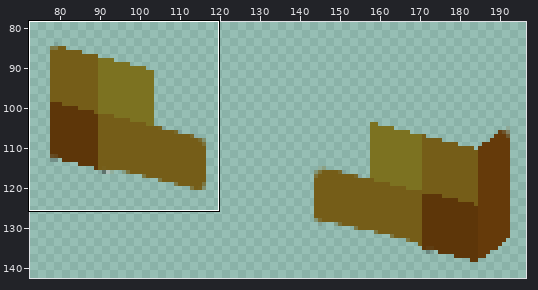
Two versions of one sprite sheet, src/assets/trims/helmet/vex/Vex_Gold Ingot.png. Above: a wide view before the commit, with the close-up outlined.
Close-up. Before the edit:
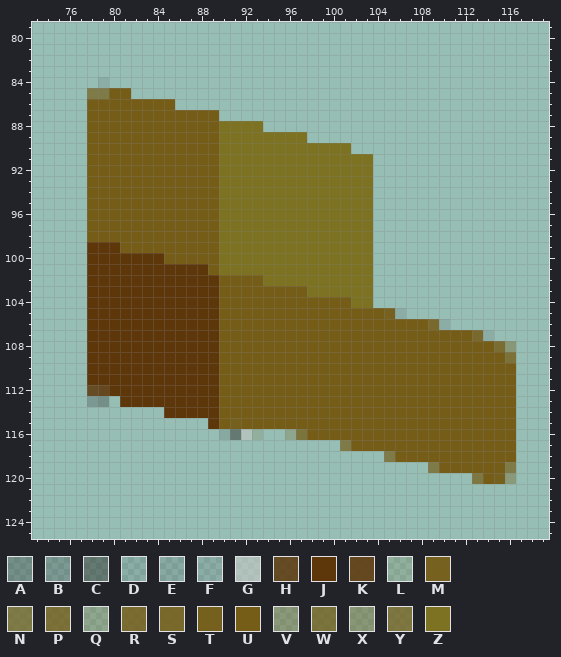
The file is 300x156 pixels. Pixels under 10% opacity are left out. Colours within 5 levels of each other are drawn and written as one. Shown: x 73..119, y 79..125. The wide view leaves out empty margins. The commit also changed other parts of the picture, which this record leaves out.
Palette (. is transparent): A #19161647  B #1b171738  C #1f18186a  D #1d1d1d1a  E #261e2622  F #40384020  G #c6c6c693  H #5d3709d7  J #5d3609  K #5d3609dd  L #755a1525  M #755c17f1  N #755d17af  P #755d18ca  Q #755d183f  R #755d18d4  S #755d18df  T #755d18f7  U #755d18  V #765c1861  W #745d18c3  X #745e1967  Y #755e18bc  Z #7c7221
After the commit:
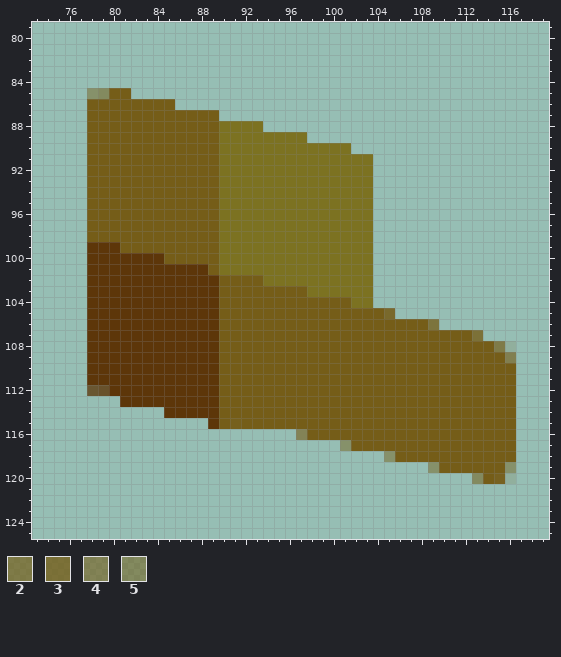
Colours new in this view: 2 #755d17af  3 #755d18ca  4 #765d199a  5 #745e188b
Change:
@@ palette @@
-H #5d3709d7
+H #5c3709c4
-K #5d3609dd
+K #5d3709cd
-N #755d17af
+N #755e1778
-P #755d18ca
+P #755c17a3
@@ x 77..81 @@
  83 .....
- 84 ..D..
- 85 .NNUU
+ 84 .....
+ 85 .N5UU
  86 .UUUU
@@ x 103..118 @@
 104 Z...............
-105 UUMF............
-106 UUUUUUSF........
-107 UUUUUUUUUUSF....
-108 UUUUUUUUUUUURX..
+105 UUS.............
+106 UUUUUUW.........
+107 UUUUUUUUUU3.....
+108 UUUUUUUUUUUU2L..
 109 UUUUUUUUUUUUUP..
@@ x 76..99 @@
 112 ..HKJJJJJJJJJJUUUUUUUUUU
-113 ..BA.JJJJJJJJJUUUUUUUUUU
+113 .....JJJJJJJJJUUUUUUUUUU
 114 .........JJJJJUUUUUUUUUU
 115 .............JUTUUUUUUUU
-116 ..............ECGL..QWUU
+116 .....................4UU
 117 ........................
@@ x 111..118 @@
 119 UUUUUN..
-120 ..YUTV..
+120 ..5UML..
 121 ........
Boxes around the changes in both close-ups, in picture pixels (x1, y1, x2, y2):
changed: (87, 77, 109, 99)
changed: (384, 308, 516, 363)
changed: (87, 385, 109, 407)
changed: (219, 429, 395, 462)
changed: (428, 462, 516, 484)
